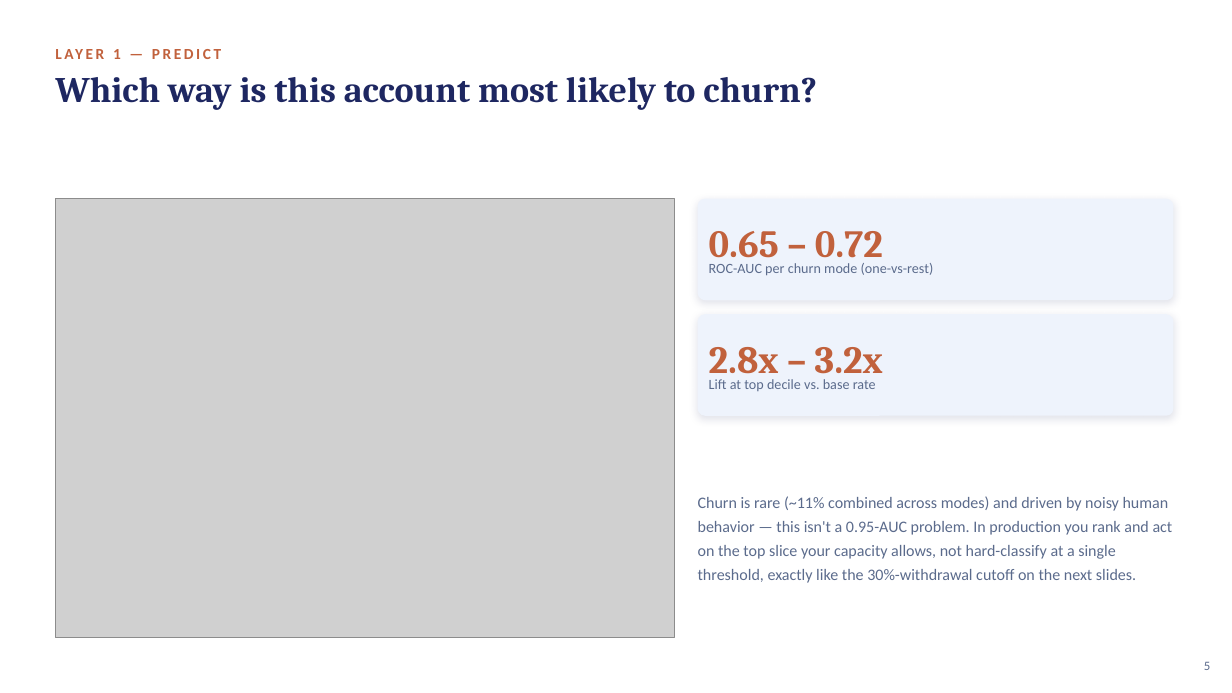
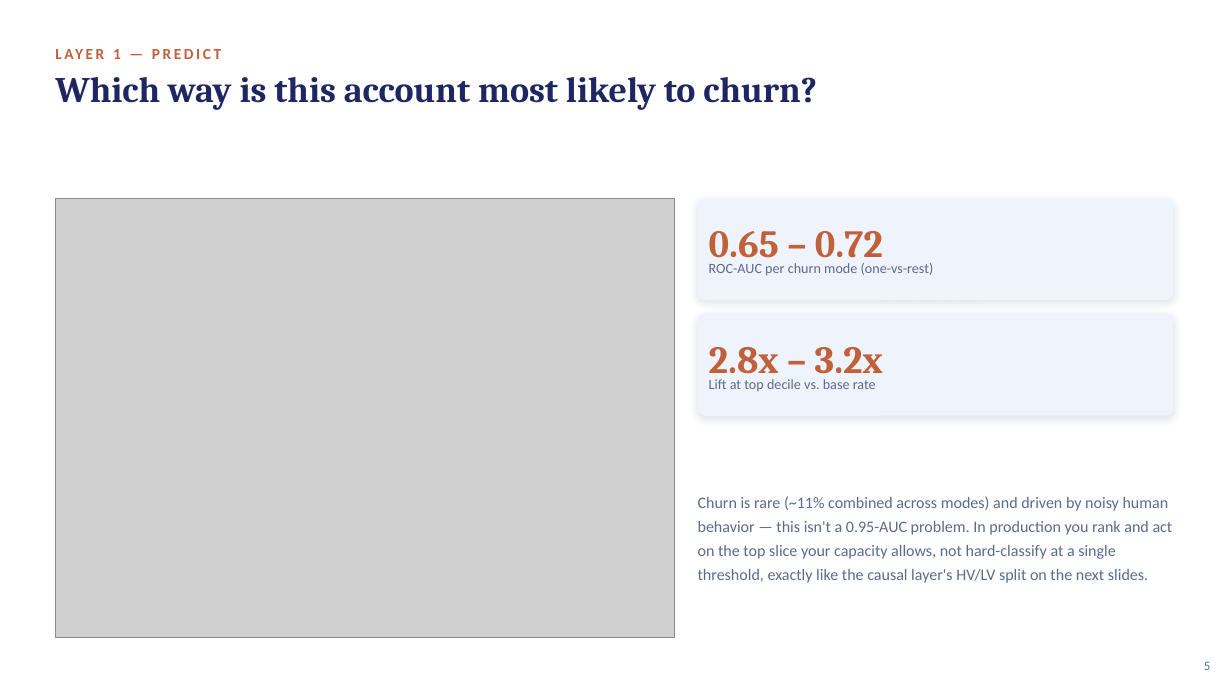
Before and after one commit to crystal1361/DDA-Retention, a slide deck: slide 5 of deck/vanguard_dda_deck.pptx. Drawn at 1232x693 pixels with LibreOffice and Linux fonts; fonts in the diff are those of the drawing; grey boxes stand for pictures. Boxes give left, top, right and bottom in pixels: in the first picture for what was removed or moved away, otherwise in the second. Text is boxed around its words. In the diff, an @@ line names an element or a change of style, - is before the commit and + after.

```diff
--- a/deck/vanguard_dda_deck.pptx
+++ b/deck/vanguard_dda_deck.pptx
@@ text at <box>698,496,1173,583</box>: text changed @@
-Churn is rare (~11% combined across modes) and driven by noisy human behavior — this isn't a 0.95-AUC problem. In production you rank and act on the top slice your capacity allows, not hard-classify at a single threshold, exactly like the 30%-withdrawal cutoff on the next slides.
+Churn is rare (~11% combined across modes) and driven by noisy human behavior — this isn't a 0.95-AUC problem. In production you rank and act on the top slice your capacity allows, not hard-classify at a single threshold, exactly like the causal layer's HV/LV split on the next slides.
```
Also in this commit, not shown: 10 other slides changed, 8 slides added, 6 slides removed, 4 other files.
